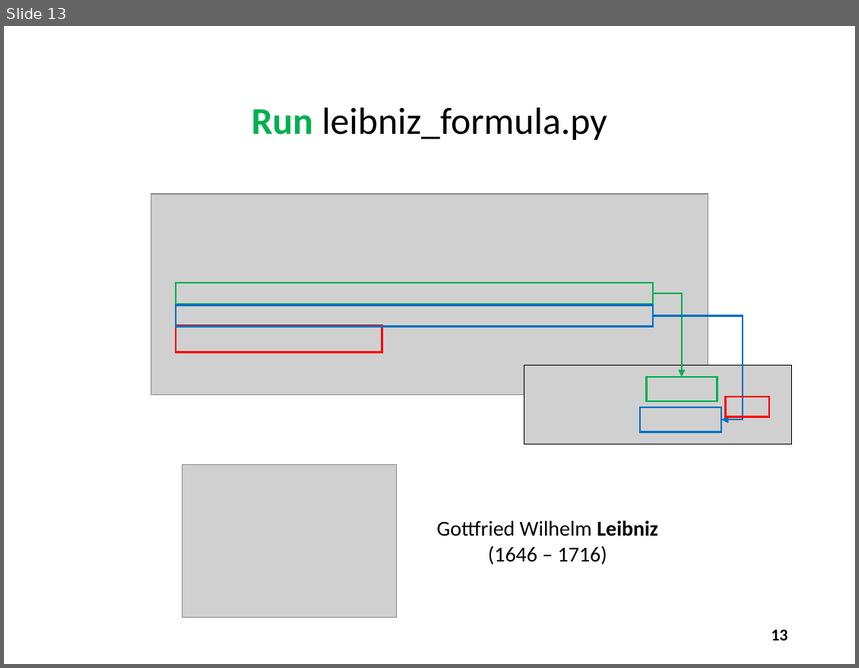
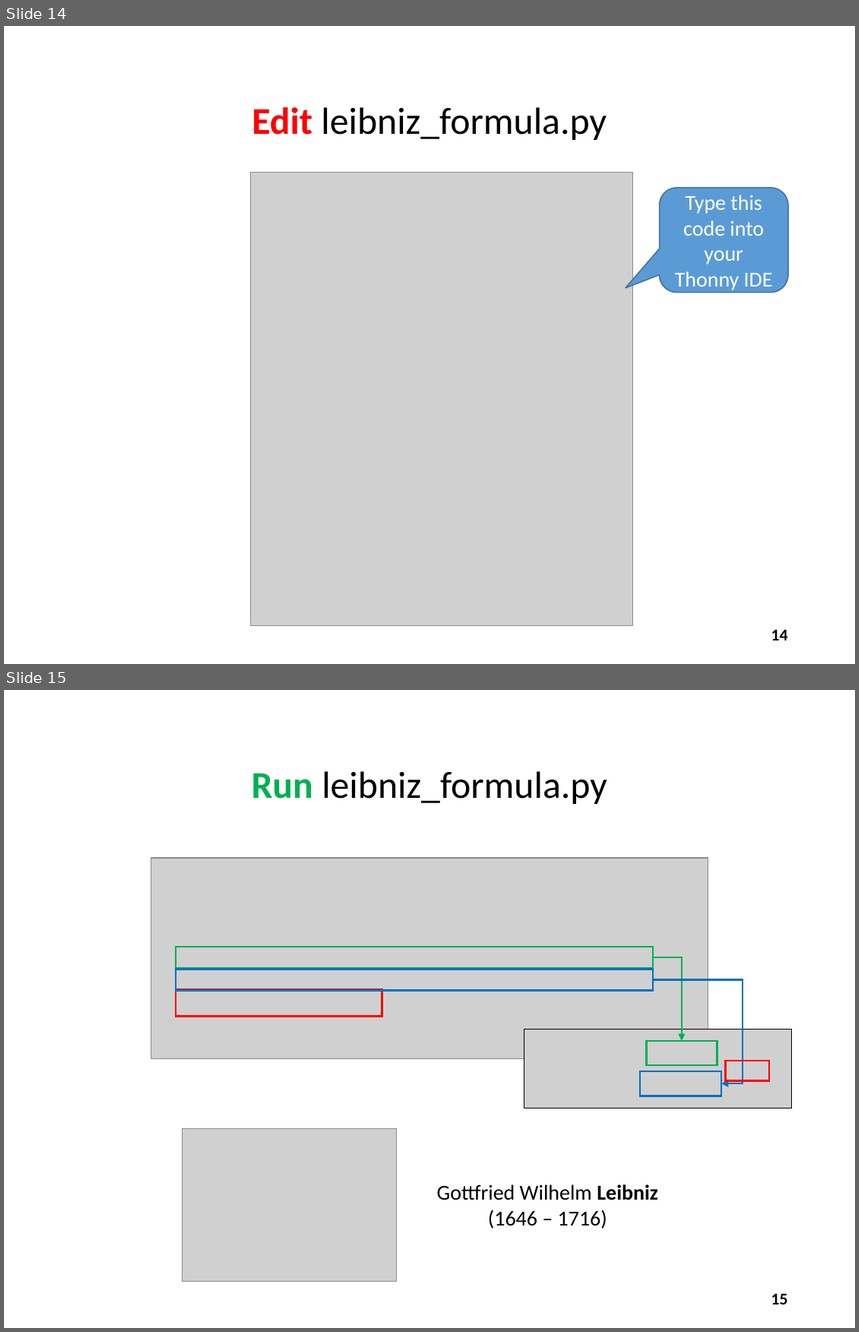
Before and after one commit to dbiersach/csi-spark-prep, a slide deck: slides/Session 04 - Computational Mathematics/Session 04 - Computational Mathematics.pptx. Shown one above the other, each under a label of ours: slide 13 before the commit, slides 14 and 15 after it. The pictures are 859x668 and 859x1332 pixels, drawn with LibreOffice and Linux fonts; fonts in the diff are those of the drawing; grey boxes stand for pictures. Boxes give left, top, right and bottom in pixels: in the first picture for what was removed or moved away, otherwise in the second. Text is boxed around its words. In the diff, an @@ line names an element or a change of style, - is before the commit and + after.

```diff
--- a/slides/Session 04 - Computational Mathematics/Session 04 - Computational Mathematics.pptx
+++ b/slides/Session 04 - Computational Mathematics/Session 04 - Computational Mathematics.pptx
@@ slide 14 added at (x1=4, y1=26, x2=855, y2=664), background #FFFFFF @@
@@ title added at (x1=252, y1=107, x2=607, y2=140), 32 pt, text #000000 @@
+Edit leibniz_formula.py
@@ picture added at (x1=251, y1=173, x2=633, y2=626) @@
@@ rounded speech box added at (x1=659, y1=188, x2=788, y2=293), fill #5B9BD5, outline #43739E 1 pt, 18 pt, text #FFFFFF @@
+Type this code into your Thonny IDE
@@ page number added at (x1=772, y1=630, x2=788, y2=641), 14 pt, text #000000, bold @@
+14
@@ what was slide 13 is now slide 15 @@
@@ page number at (x1=772, y1=1294, x2=788, y2=1305): text changed @@
-13
+15
```
Also in this commit, not shown: 4 slides changed, 2 other slides added, 6 other files.
